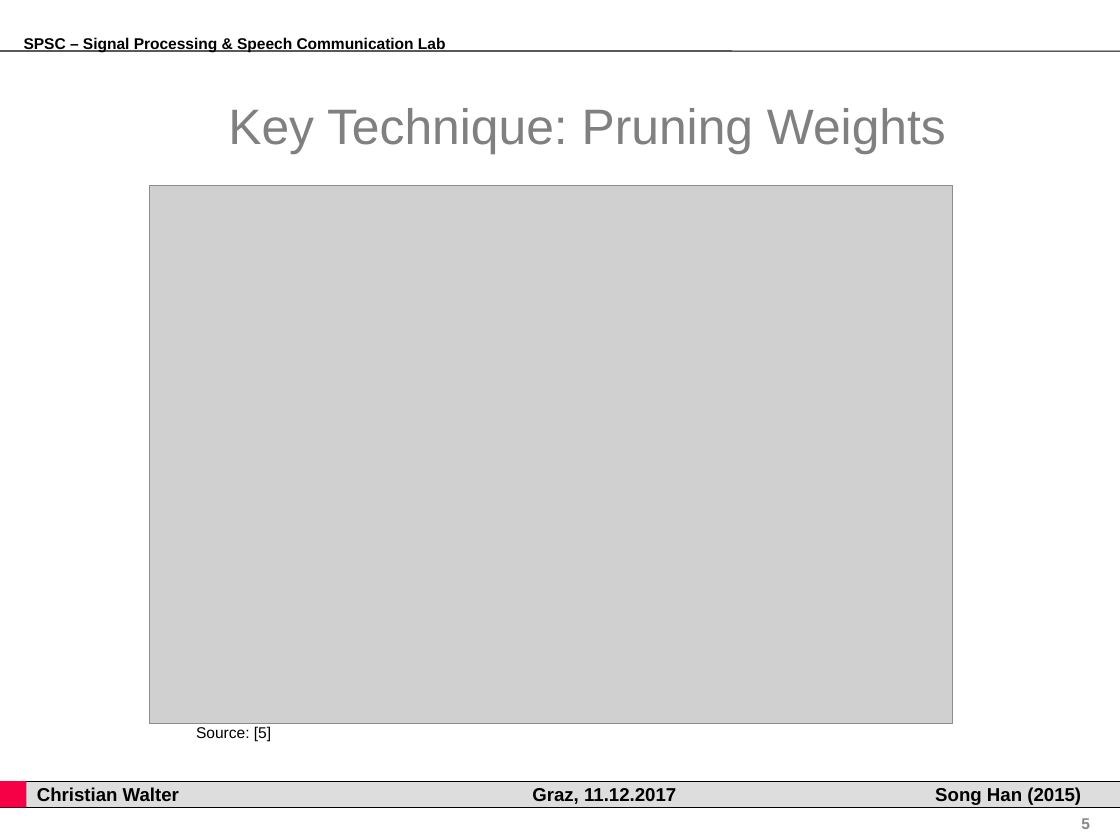
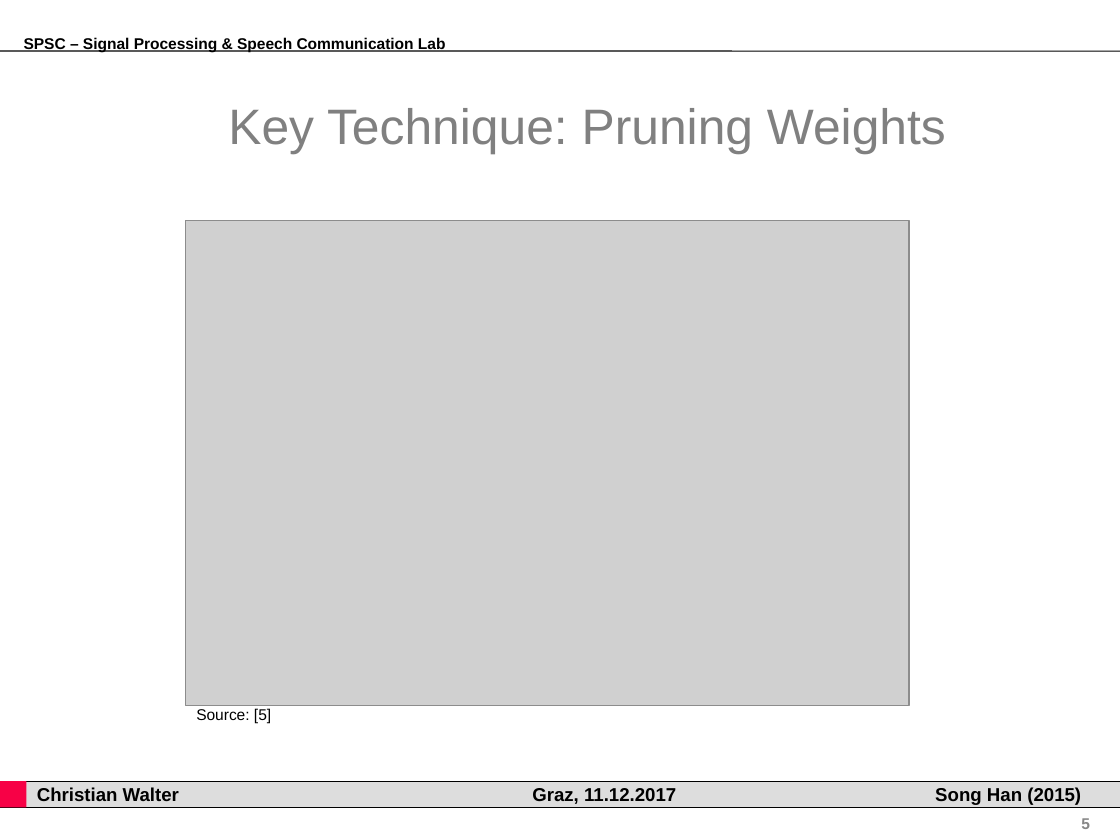
Before and after one commit to gartenschlaefer/present, a slide deck: slide 5 of han2015_learning_weights/han2015_learning_weights.ppt. Drawn at 1120x840 pixels with LibreOffice and Linux fonts; fonts in the diff are those of the drawing; grey boxes stand for pictures; background and template pictures are left out. Boxes give left, top, right and bottom in pixels: in the first picture for what was removed or moved away, otherwise in the second. Text is boxed around its words. In the diff, an @@ line names an element or a change of style, - is before the commit and + after.

```diff
--- a/han2015_learning_weights/han2015_learning_weights.ppt
+++ b/han2015_learning_weights/han2015_learning_weights.ppt
@@ picture: place and size @@
-picture at box(150, 186, 952, 724)
+picture at box(185, 221, 908, 706)
@@ text "Source: [5]": place and size @@
-text "Source: [5]" at box(196, 726, 271, 741)
+text "Source: [5]" at box(196, 709, 271, 723)
```
Also in this commit, not shown: 1 other slide changed, 2 slides added, 10 other files.
